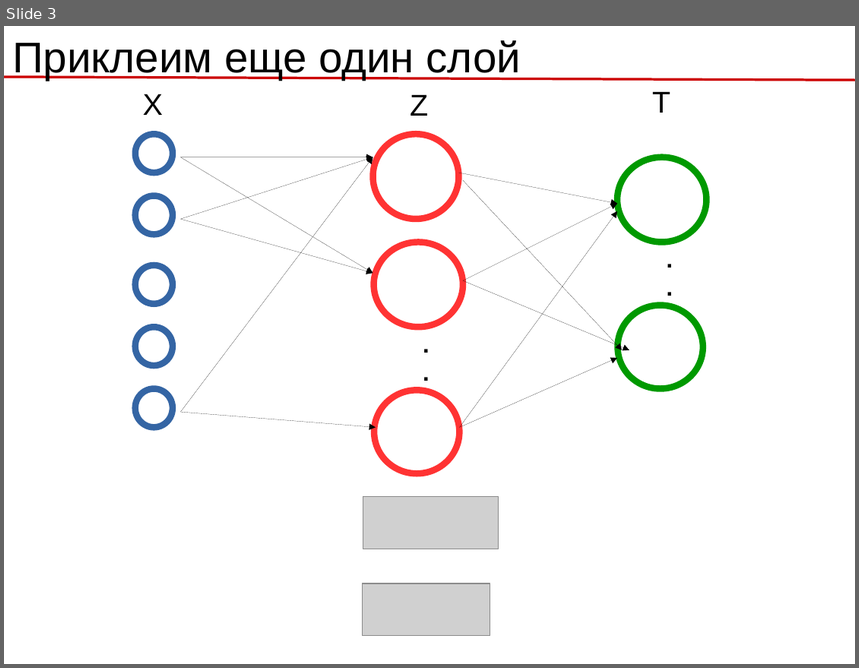
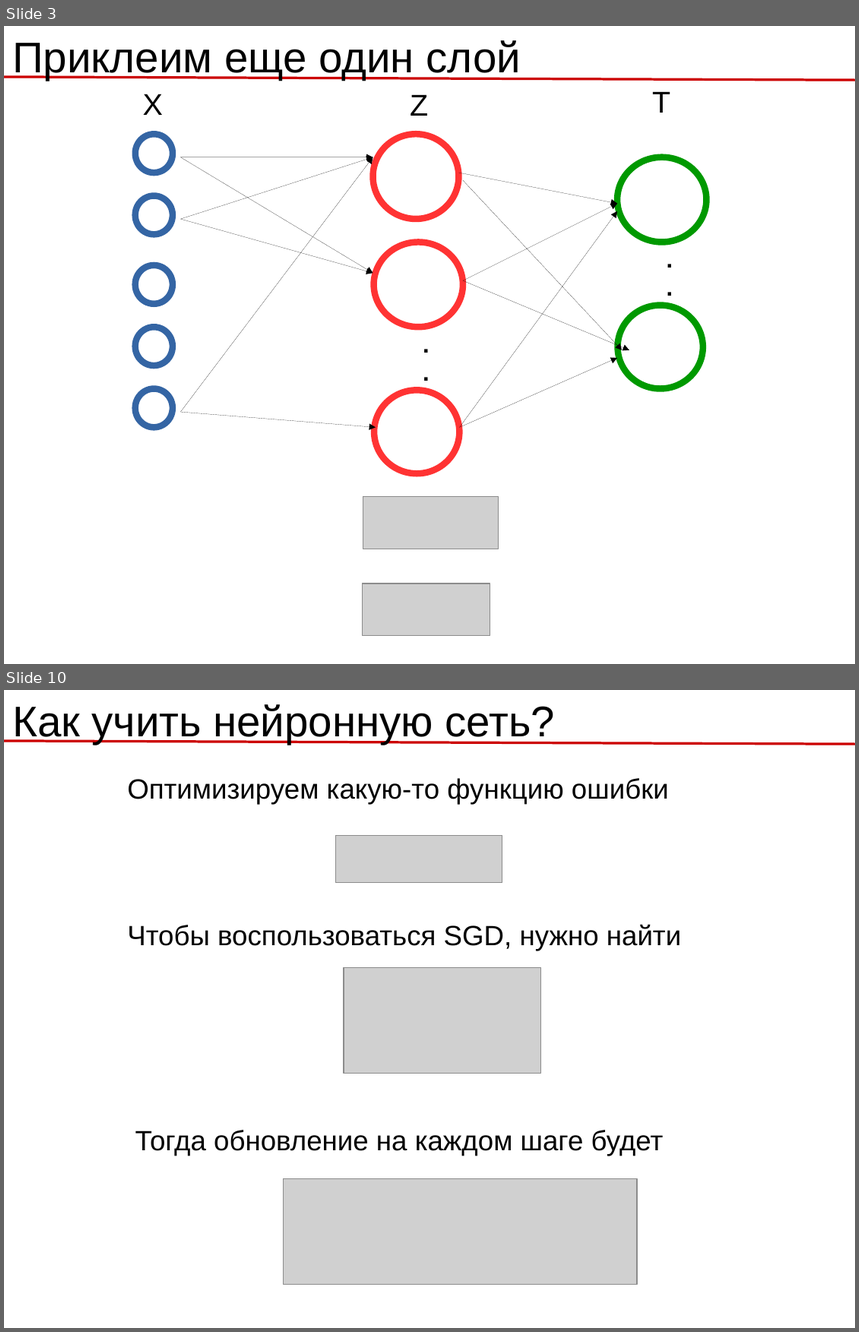
Before and after one commit to rykachevskiy/239, a slide deck: 6.Intro_to_NN/NN.odp. Shown one above the other, each under a label of ours: slide 3 before the commit, slides 3 and 10 after it; the slides between them are not shown. The pictures are 859x668 and 859x1332 pixels, drawn with LibreOffice and Linux fonts; fonts in the diff are those of the drawing; grey boxes stand for pictures. Boxes give left, top, right and bottom in pixels: in the first picture for what was removed or moved away, otherwise in the second. Text is boxed around its words. In the diff, an @@ line names an element or a change of style, - is before the commit and + after.

```diff
--- a/6.Intro_to_NN/NN.odp
+++ b/6.Intro_to_NN/NN.odp
@@ slide 10 added at [4, 690, 855, 1328], background #FFFFFF @@
@@ text added at [12, 704, 555, 744], 40 pt, text #000000 @@
+Как учить нейронную сеть?
@@ line added from (4, 741) to (855, 744), #CC0000 2.3 pt @@
@@ text added at [127, 778, 669, 804], 26 pt, text #000000 @@
+Оптимизируем какую-то функцию ошибки
@@ picture added at [336, 835, 503, 883] @@
@@ text added at [127, 924, 681, 951], 26 pt, text #000000 @@
+Чтобы воспользоваться SGD, нужно найти
@@ picture added at [344, 968, 541, 1073] @@
@@ text added at [135, 1130, 664, 1156], 26 pt, text #000000 @@
+Тогда обновление на каждом шаге будет
@@ picture added at [284, 1179, 637, 1285] @@
```
Also in this commit, not shown: 1 slide changed, 11 other slides added, 1 slide removed, 9 other files.
